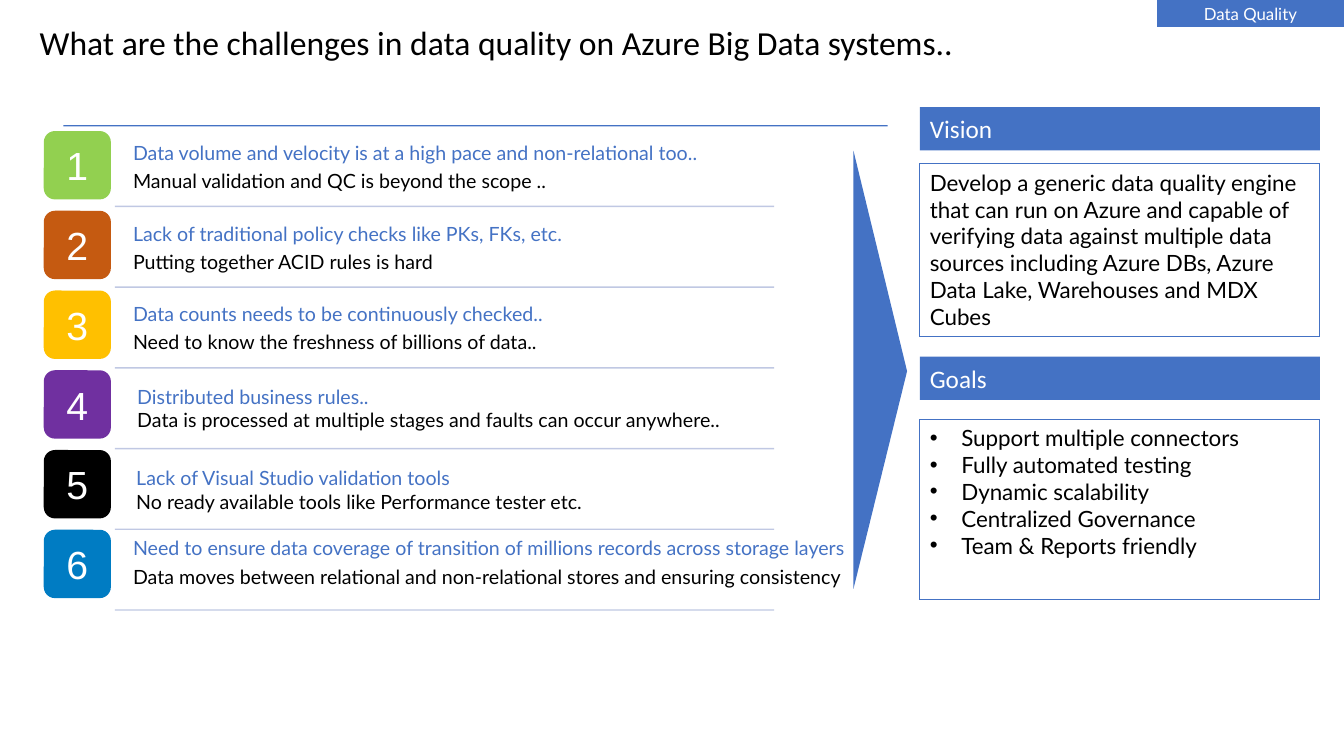
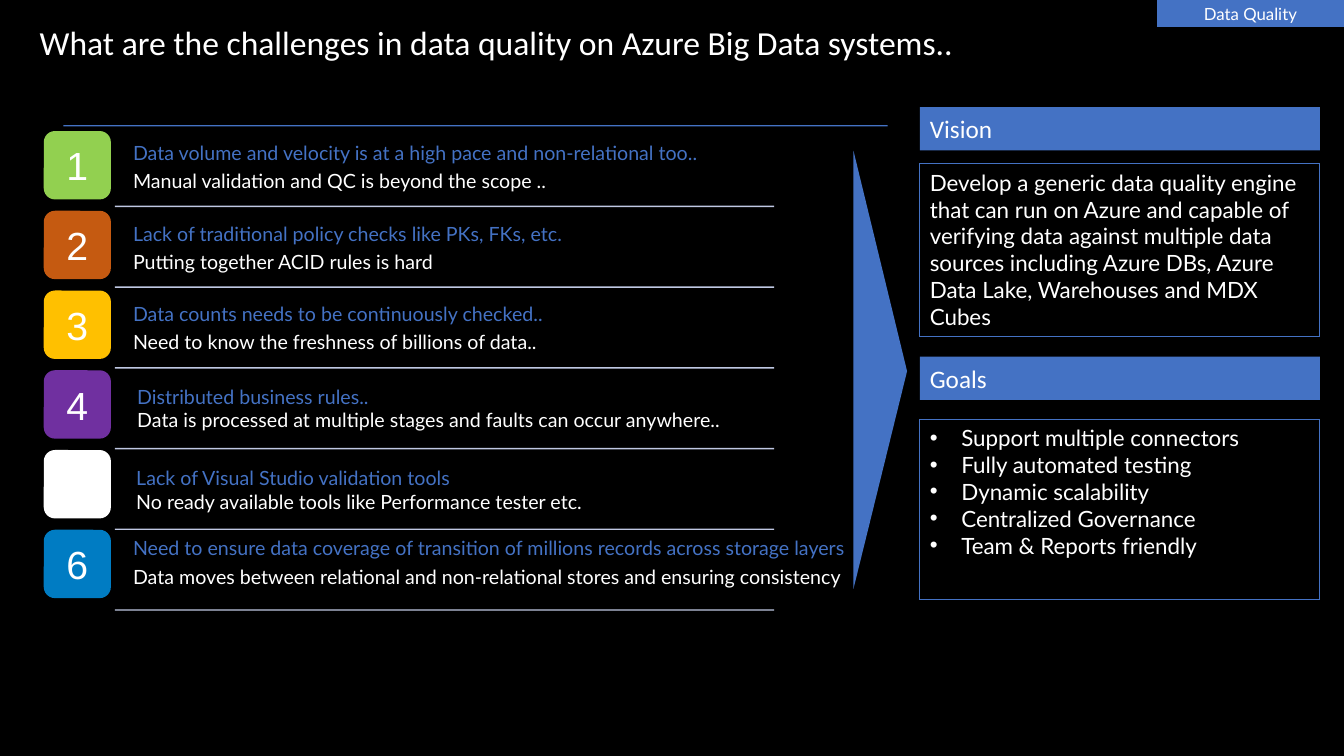
Before and after one commit to nigamsakshi2502/HeroSolutions-Data, a slide deck: slide 15 of Data Series/Day 3/Architectures and Best Practices .pptx (slide 19 before the commit). Drawn at 1344x756 pixels with LibreOffice and Linux fonts; fonts in the diff are those of the drawing. Boxes give left, top, right and bottom in pixels: in the first picture for what was removed or moved away, otherwise in the second. Text is boxed around its words. In the diff, an @@ line names an element or a change of style, - is before the commit and + after.

```diff
--- a/Data Series/Day 3/Architectures and Best Practices .pptx
+++ b/Data Series/Day 3/Architectures and Best Practices .pptx
@@ background #FFFFFF to #000000 @@
@@ text at (133,173,532,192): text colour #000000 to #FFFFFF in "Manual validation and QC is beyond the ..." @@
@@ text colour #000000 to #FFFFFF in 3 elements at (40,31,953,61), (921,419,1321,599), (921,164,1321,338) @@
@@ text at (133,254,432,273): text colour #000000 to #FFFFFF in "Putting together ACID rules is hard" @@
@@ text at (133,334,537,349): text colour #000000 to #FFFFFF in "Need to know the freshness of billions ..." @@
@@ text at (137,412,720,431): text colour #000000 to #FFFFFF in "Data is processed at multiple stages and ..." @@
@@ rounded rectangle at (43,450,111,518): fill #000000 to #FFFFFF @@
@@ text in rounded rectangle at (66,472,88,500): text removed @@
-5
@@ text at (136,494,581,513): text colour #000000 to #FFFFFF in "No ready available tools like Performance tester ..." @@
@@ text at (133,569,841,588): text colour #000000 to #FFFFFF in "Data moves between relational and non-relational stores ..." @@
```
Also in this commit, not shown: 15 other slides changed, 6 slides added, 23 slides removed, 1 other file.
